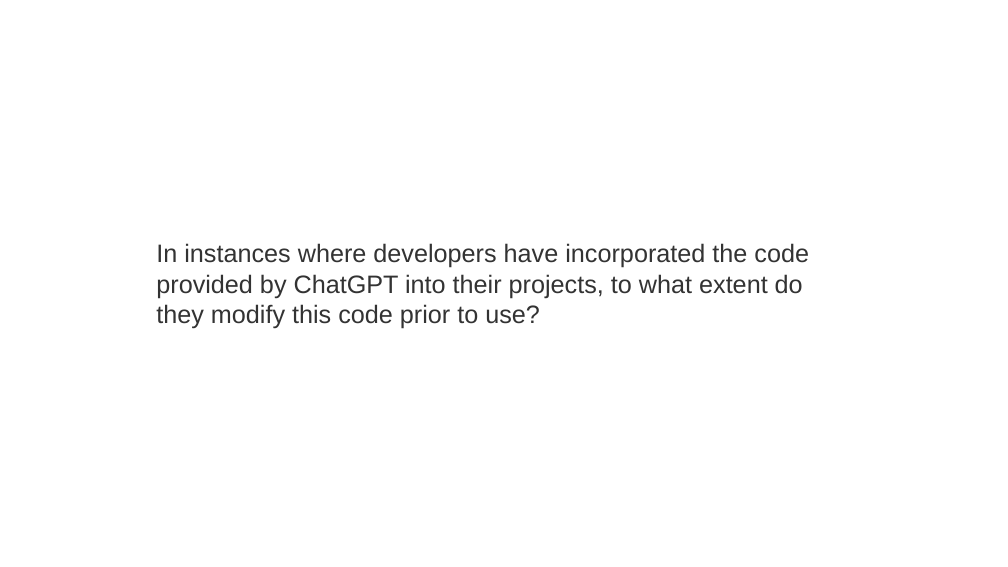
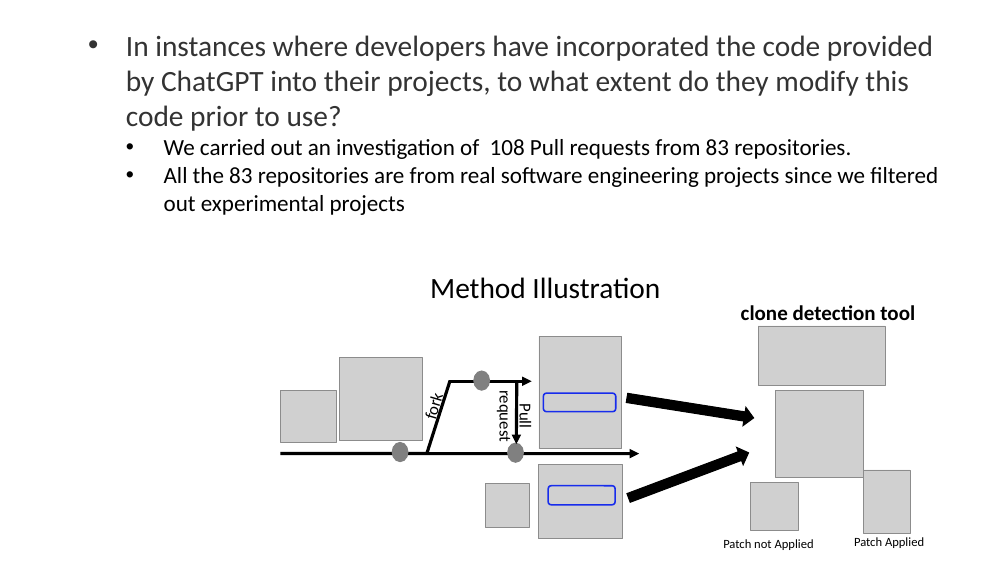
Before and after one commit to johnxu21/johnxu21.github.io, a slide deck: slide 8 of teaching/CS472/Timetable/LLM.pptx. Drawn at 1008x567 pixels with LibreOffice and Linux fonts; fonts in the diff are those of the drawing; grey boxes stand for pictures. Boxes give left, top, right and bottom in pixels: in the first picture for what was removed or moved away, otherwise in the second. Text is boxed around its words. In the diff, an @@ line names an element or a change of style, - is before the commit and + after.

```diff
--- a/teaching/CS472/Timetable/LLM.pptx
+++ b/teaching/CS472/Timetable/LLM.pptx
@@ text "In instances where developers have ...": place and size @@
-text "In instances where developers have ..." at box(156, 243, 809, 328)
+text "In instances where developers have ..." at box(126, 35, 938, 215)
@@ text at box(126, 35, 933, 131): size 24 to 28 pt, font Arial to Calibri in "In instances where developers have incorporated the ..."; bullet none to • @@
@@ text at box(164, 139, 938, 215): paragraphs added @@
+  • We carried out an investigation of 108 Pull requests from 83 repositories.
+  • All the 83 repositories are from real software engineering projects since we filtered out experimental projects
@@ text added at box(430, 277, 660, 299), 28 pt, text #000000 @@
+Method Illustration
@@ picture added at box(340, 358, 423, 441) @@
@@ group added at box(420, 337, 622, 462): 2 ellipses, 2 arrows, 2 texts, 1 line, 1 picture @@
+fork
+Pull request
@@ picture added at box(281, 391, 337, 442) @@
@@ rounded rectangle added at box(544, 393, 616, 411), outline #172CEC 1.5 pt @@
@@ ellipse added at box(392, 442, 408, 461), fill #808080, outline #808080 1 pt @@
@@ group added at box(625, 305, 915, 507): 2 pictures, 2 left arrows, 1 text @@
+clone detection tool
@@ arrow added from (281, 454) to (639, 454), #000000 3 pt @@
@@ picture added at box(538, 464, 623, 539) @@
@@ picture added at box(485, 483, 529, 528) @@
@@ rounded rectangle added at box(548, 485, 616, 504), outline #172CEC 1.5 pt @@
@@ group added at box(723, 470, 924, 550): 2 pictures, 2 texts @@
+Patch Applied
+Patch not Applied
```
Also in this commit, not shown: 4 other slides changed, 1 slide removed, 1 other file.
